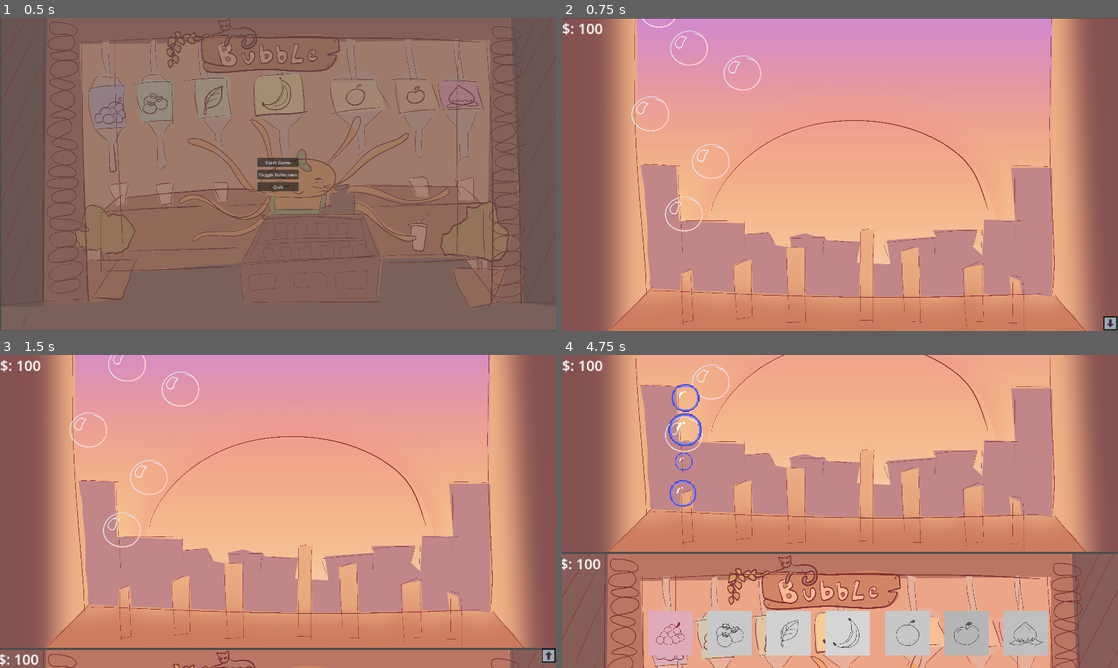
Above: before the commit, frames 1-4 (two rows, left to right).
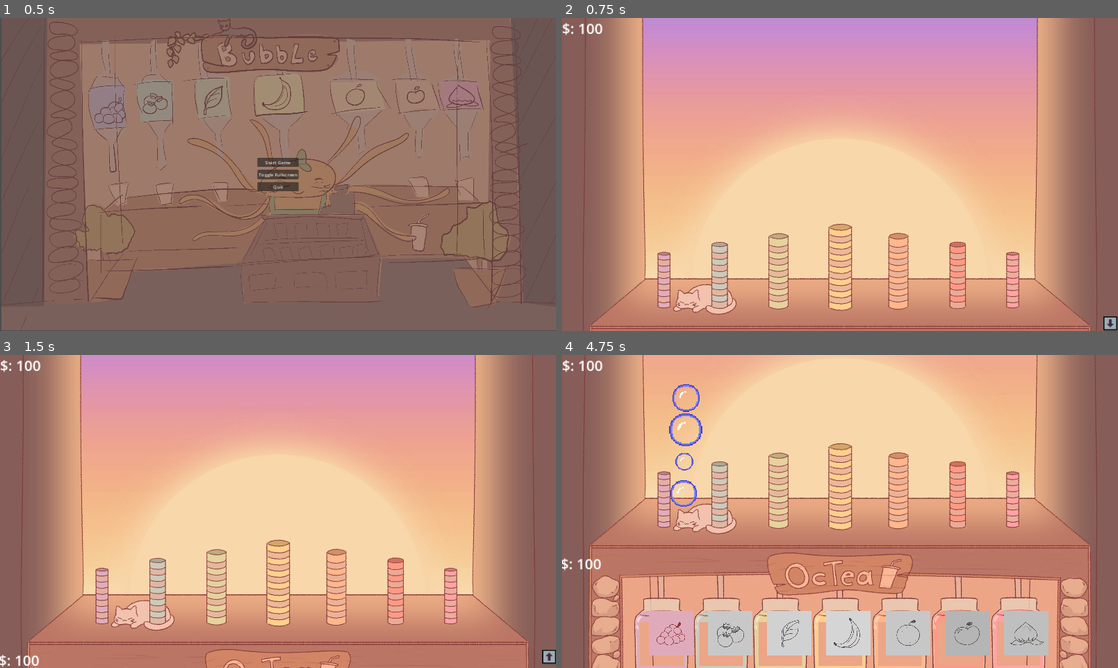
Above: after the commit, the same moments.

Repository: Spedinja/GGJ25
Game: Godot game, scene res://scenes/main_menu.tscn
The game is run twice, just before and just after one commit, with the same random seed, the same clock (stepped at 60 frames per second) and the same inputs.
Inputs (mouse positions are in pixels of both pictures, inside the frame that each line leads up to):
- Up to frame 1 (0.5 s): no input
- Up to frame 2 (0.75 s): click "Start Game" at 0.5 s
- Up to frame 3 (1.5 s): click (550, 661) at 1.25 s
- Up to frame 4 (4.75 s): click (1112, 426) at 2 s; click (1112, 364) at 2.75 s; move the mouse to (689, 492) at 3.52 s; click (689, 492) at 3.67 s; click (1112, 661) at 4.25 s

Frame 1 is identical in both runs. In frame 2, 39% of the frame differs, in the area x 0-100%, y 0-100%; in frame 3, 40%; in frame 4, 48%.

Commit message:
fixed Camera and BG Placement

Diff:
--- a/scenes/player_area.tscn
+++ b/scenes/player_area.tscn
@@ -1,12 +1,12 @@
 [gd_scene load_steps=28 format=3 uid="uid://cb6ad1kyqcpmi"]
 
 [ext_resource type="Script" path="res://scripts/bubble_area.gd" id="1_hc30i"]
-[ext_resource type="Texture2D" uid="uid://cqwcyugi3kq57" path="res://sprites/bg.png" id="1_qpbnt"]
 [ext_resource type="Script" path="res://scripts/bubble_spawner.gd" id="2_7d4fa"]
-[ext_resource type="Texture2D" uid="uid://n17h4nsnkp1o" path="res://sprites/shop.png" id="2_mbd35"]
+[ext_resource type="Texture2D" uid="uid://tm1gwcr3fuol" path="res://sprites/Background_Sky.png" id="3_n7f4v"]
 [ext_resource type="Texture2D" uid="uid://bob58ibtrfvo" path="res://sprites/tmp_btn_pressed.png" id="5_0jclp"]
 [ext_resource type="Texture2D" uid="uid://fvuy8fywb6rw" path="res://sprites/tmp_btn_normal.png" id="5_x6kud"]
 [ext_resource type="Texture2D" uid="uid://c4crdoexrkg6w" path="res://sprites/tmp_btn_hover.png" id="6_m3mqp"]
+[ext_resource type="Texture2D" uid="uid://mnikefdbt2cl" path="res://sprites/Background_Shop.png" id="7_iqowy"]
 [ext_resource type="Script" path="res://scripts/shopUpgrades.gd" id="8_i5d77"]
 [ext_resource type="Texture2D" uid="uid://8pdukleqo72x" path="res://sprites/MachineIcons/Icon_Machine_ 1a.png" id="8_ts1rx"]
 [ext_resource type="Texture2D" uid="uid://csopy0743rb2s" path="res://sprites/MachineIcons/Icon_Machine_ 2a.png" id="9_l13h3"]
@@ -76,8 +76,8 @@
 shape = SubResource("RectangleShape2D_nf55l")
 
 [node name="Sprite2D" type="Sprite2D" parent="BubbleArea/SpawnArea"]
-position = Vector2(962, 546)
-texture = ExtResource("1_qpbnt")
+position = Vector2(960, 540)
+texture = ExtResource("3_n7f4v")
 
 [node name="BubbleArea_HUD" type="CanvasLayer" parent="BubbleArea"]
 
@@ -107,8 +107,8 @@
 [node name="ShopArea" type="Node2D" parent="."]
 
 [node name="Sprite2D" type="Sprite2D" parent="ShopArea"]
-position = Vector2(962, 1633)
-texture = ExtResource("2_mbd35")
+position = Vector2(960, 1620)
+texture = ExtResource("7_iqowy")
 
 [node name="ShopArea_UI" type="Control" parent="ShopArea"]
 layout_mode = 3
@@ -198,7 +198,7 @@
 texture_disabled = ExtResource("14_25fue")
 
 [node name="Camera2D" type="Camera2D" parent="."]
-position = Vector2(962, 544)
+position = Vector2(960, 540)
 script = ExtResource("18_gmjm1")
 
 [connection signal="cash_changed" from="BubbleArea" to="ShopArea/ShopArea_UI" method="_on_bubble_area_cash_changed"]
